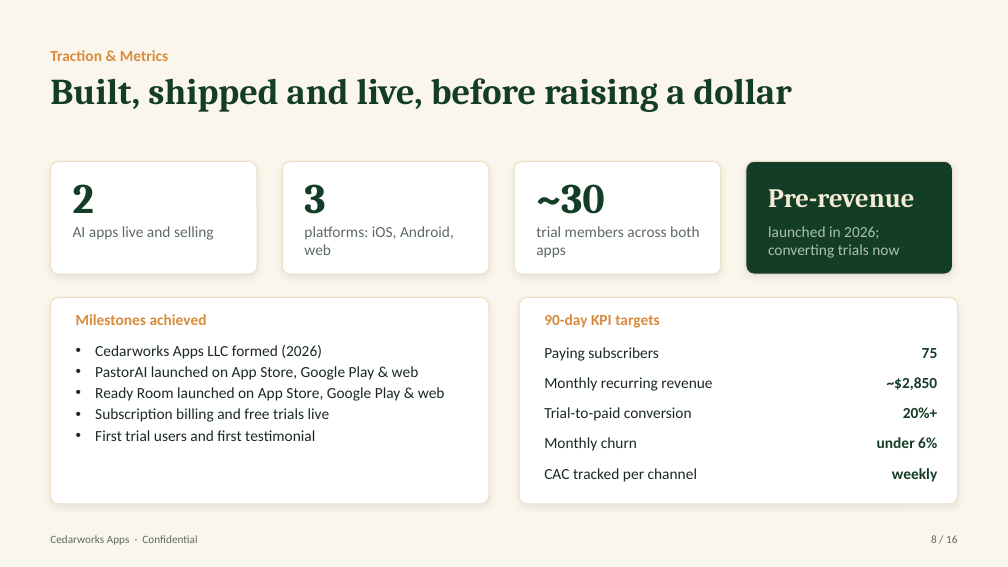
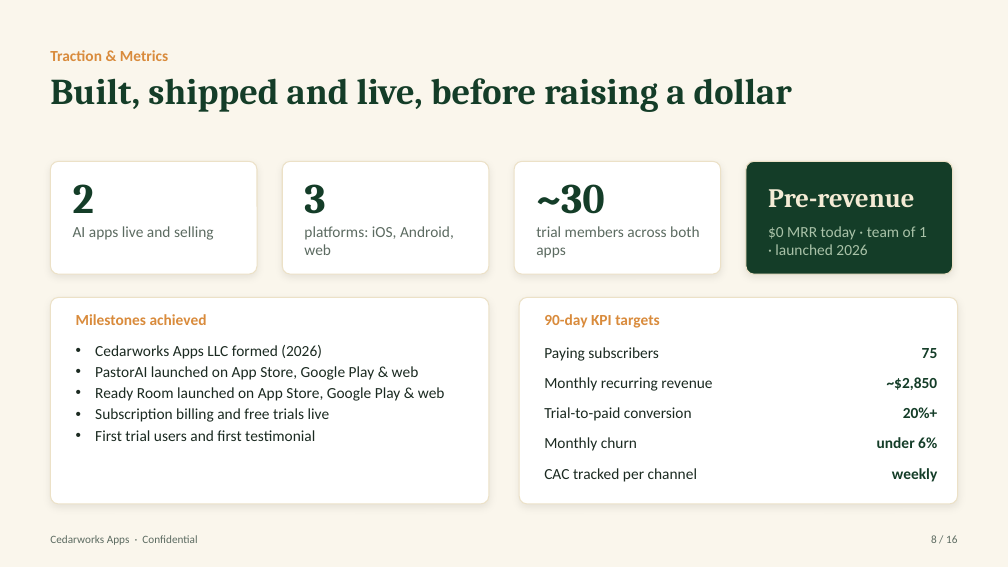
Before and after one commit to Pastorai1/Cedarworksapps, a slide deck: slide 8 of pitch-deck/Cedarworks-Apps-Pitch-Deck.pptx. Drawn at 1008x567 pixels with LibreOffice and Linux fonts; fonts in the diff are those of the drawing. Boxes give left, top, right and bottom in pixels: in the first picture for what was removed or moved away, otherwise in the second. Text is boxed around its words. In the diff, an @@ line names an element or a change of style, - is before the commit and + after.

```diff
--- a/pitch-deck/Cedarworks-Apps-Pitch-Deck.pptx
+++ b/pitch-deck/Cedarworks-Apps-Pitch-Deck.pptx
@@ text at (x1=768, y1=226, x2=927, y2=255): text changed @@
-launched in 2026; converting trials now
+$0 MRR today · team of 1 · launched 2026
```
Also in this commit, not shown: 5 other slides changed, 3 other files.
